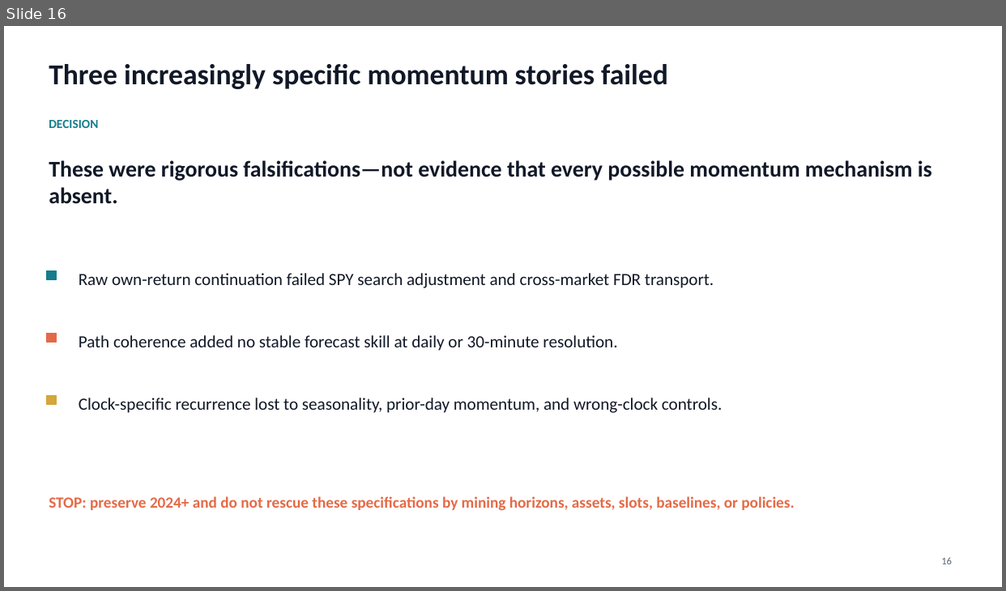
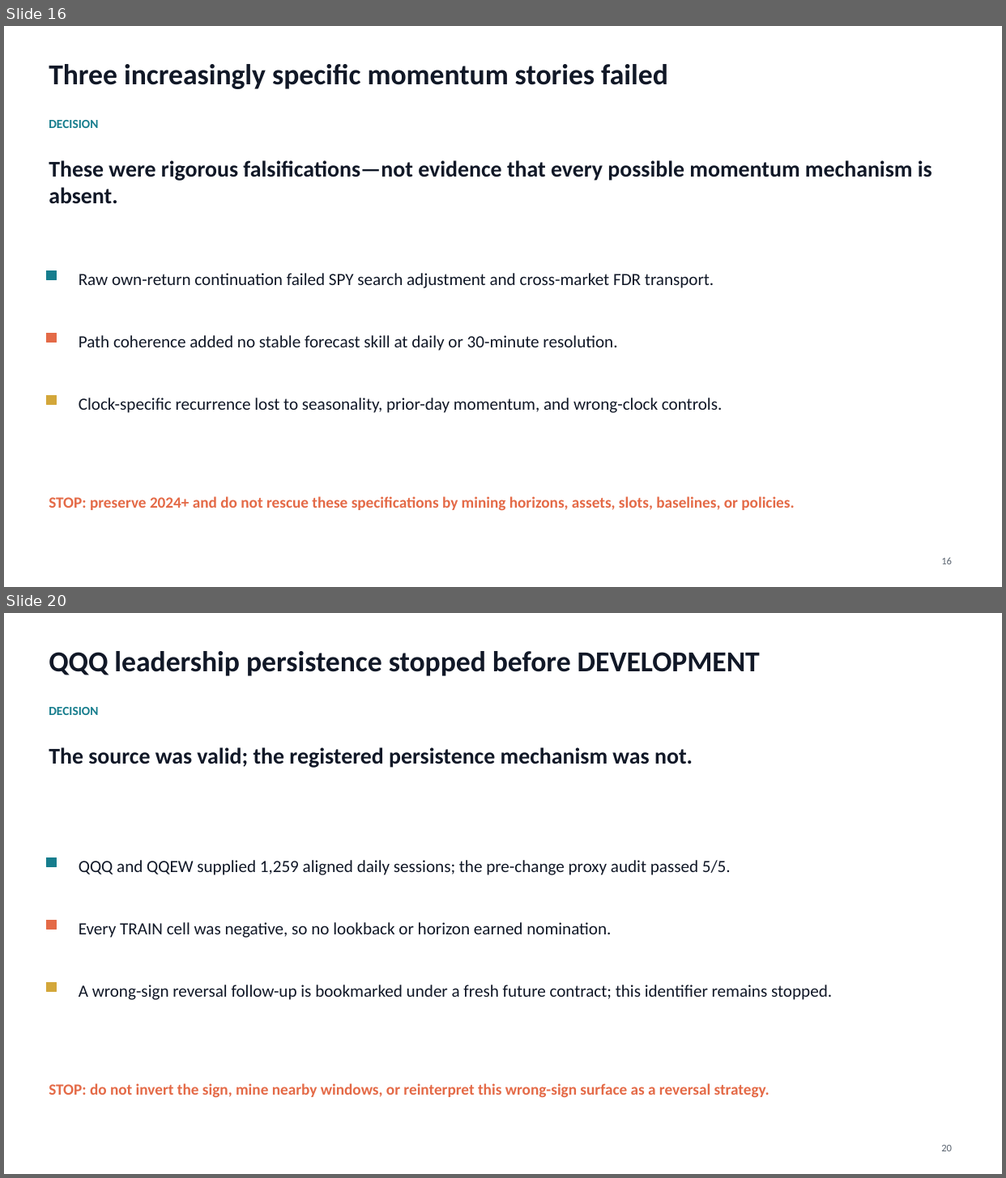
Before and after one commit to Francisc0Franc0/Time-Series-Modeling-Gen5, a slide deck: literature_studies/presentations/gen5_momentum_predictor_evidence_series.pptx. Shown one above the other, each under a label of ours: slide 16 before the commit, slides 16 and 20 after it; the slides between them are not shown. The pictures are 1006x591 and 1006x1178 pixels, drawn with LibreOffice and Linux fonts; fonts in the diff are those of the drawing. Boxes give left, top, right and bottom in pixels: in the first picture for what was removed or moved away, otherwise in the second. Text is boxed around its words. In the diff, an @@ line names an element or a change of style, - is before the commit and + after.

```diff
--- a/literature_studies/presentations/gen5_momentum_predictor_evidence_series.pptx
+++ b/literature_studies/presentations/gen5_momentum_predictor_evidence_series.pptx
@@ slide 20 added at [4,613,1002,1174], background #FFFFFF @@
@@ text added at [49,651,760,676], 27.8 pt, text #111827, bold @@
+QQQ leadership persistence stopped before DEVELOPMENT
@@ text added at [49,707,98,715], 12 pt, text #167D8D, bold @@
+DECISION
@@ text added at [49,747,692,768], 21.8 pt, text #111827, bold @@
+The source was valid; the registered persistence mechanism was not.
@@ rectangle added at [47,858,56,867], fill #167D8D, outline #167D8D 0.75 pt @@
@@ text added at [79,860,731,875], 16.5 pt, text #111827 @@
+QQQ and QQEW supplied 1,259 aligned daily sessions; the pre-change proxy audit passed 5/5.
@@ rectangle added at [47,920,56,929], fill #E46A47, outline #E46A47 0.75 pt @@
@@ text added at [79,922,611,938], 16.5 pt, text #111827 @@
+Every TRAIN cell was negative, so no lookback or horizon earned nomination.
@@ rectangle added at [47,983,56,992], fill #D3A73A, outline #D3A73A 0.75 pt @@
@@ text added at [79,985,832,1000], 16.5 pt, text #111827 @@
+A wrong-sign reversal follow-up is bookmarked under a fresh future contract; this identifier remains stopped.
@@ text added at [49,1084,769,1098], 15 pt, text #E46A47, bold @@
+STOP: do not invert the sign, mine nearby windows, or reinterpret this wrong-sign surface as a reversal strategy.
@@ text added at [941,1145,952,1152], 9.8 pt, text #5A6470 @@
+20
```
Also in this commit, not shown: 2 slides changed, 34 other slides added, 3 other files.
